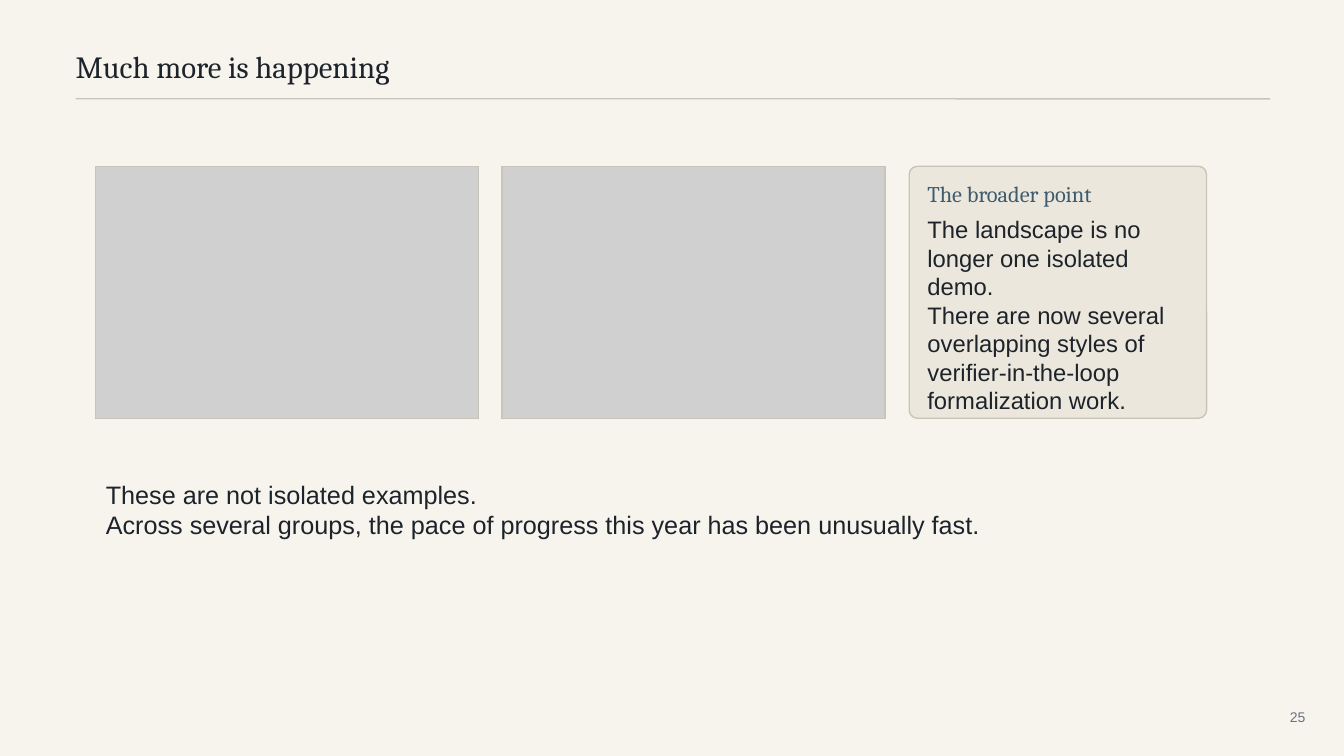
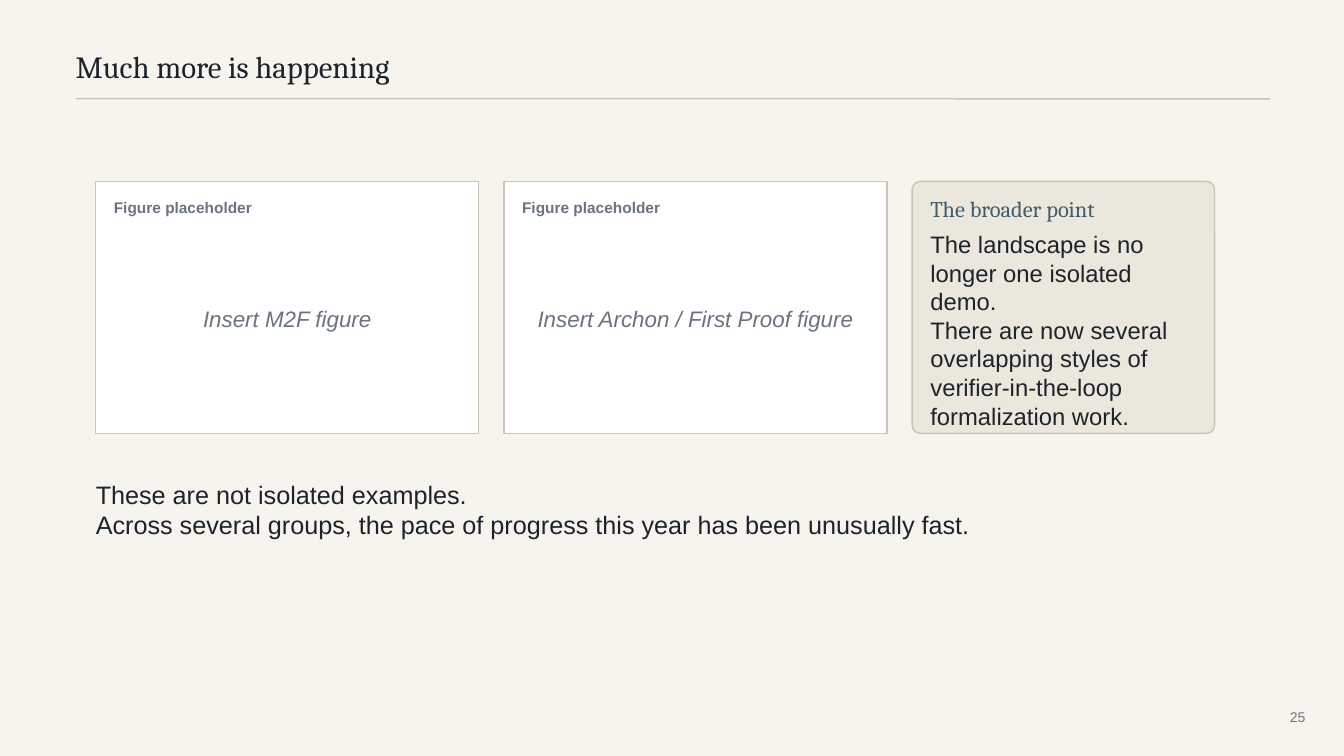
Before and after one commit to mattrobball/2026_03_09-colloquium, a slide deck: slide 25 of deck/should-you-trust-an-ai-mathematician.pptx. Drawn at 1344x756 pixels with LibreOffice and Linux fonts; fonts in the diff are those of the drawing; grey boxes stand for pictures. Boxes give left, top, right and bottom in pixels: in the first picture for what was removed or moved away, otherwise in the second. Text is boxed around its words. In the diff, an @@ line names an element or a change of style, - is before the commit and + after.

Commit message:
Simplify slide layouts and block figures

```diff
--- a/deck/should-you-trust-an-ai-mathematician.pptx
+++ b/deck/should-you-trust-an-ai-mathematician.pptx
@@ picture removed at box(96, 166, 479, 418) @@
@@ picture removed at box(502, 166, 885, 418) @@
@@ rectangle: place and size @@
-rectangle at box(96, 166, 479, 418)
+rectangle at box(96, 181, 479, 434)
@@ rectangle at box(96, 181, 479, 434): fill none to #FFFFFF @@
@@ text added at box(114, 202, 252, 216), 11 pt, text #6B7280, bold @@
+Figure placeholder
@@ rectangle: place and size @@
-rectangle at box(502, 166, 885, 418)
+rectangle at box(504, 181, 887, 434)
@@ rectangle at box(504, 181, 887, 434): fill none to #FFFFFF @@
@@ text added at box(522, 202, 660, 216), 11 pt, text #6B7280, bold @@
+Figure placeholder
@@ rounded rectangle: place and size @@
-rounded rectangle at box(909, 166, 1207, 418)
+rounded rectangle at box(912, 181, 1215, 434)
@@ text "The broader point": place and size @@
-text "The broader point" at box(927, 186, 1091, 207)
+text "The broader point" at box(930, 201, 1094, 222)
@@ text "The landscape is no longer ...": place and size @@
-text "The landscape is no longer ..." at box(927, 220, 1165, 410)
+text "The landscape is no longer ..." at box(930, 235, 1168, 426)
@@ text added at box(203, 311, 371, 332), 16 pt, text #6B7280, italic @@
+Insert M2F figure
@@ text added at box(538, 311, 853, 332), 16 pt, text #6B7280, italic @@
+Insert Archon / First Proof figure
@@ text "These are not isolated examples.": place and size @@
-text "These are not isolated examples." at box(106, 485, 980, 539)
+text "These are not isolated examples." at box(96, 485, 970, 539)
```
Also in this commit, not shown: 13 other slides changed, 2 other files.
